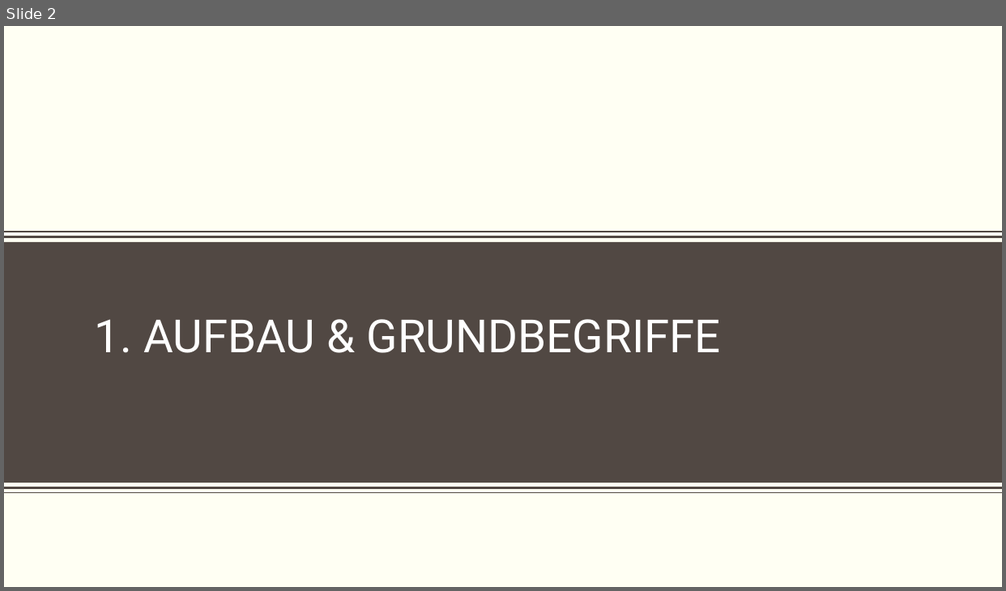
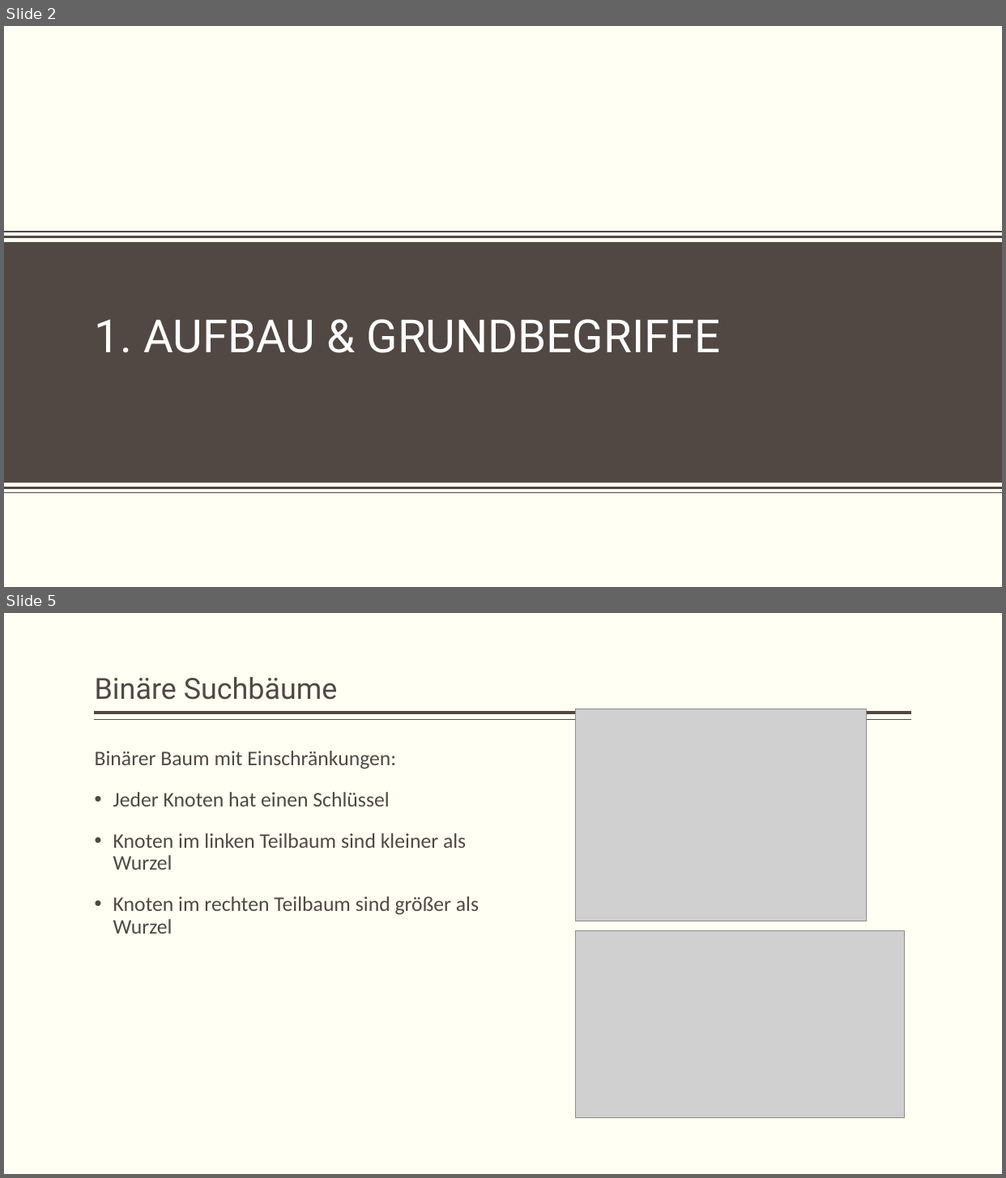
Before and after one commit to Bennet303/BinarySearchTree, a slide deck: Präsentation/BinäreSuchbäume.pptx. Shown one above the other, each under a label of ours: slide 2 before the commit, slides 2 and 5 after it; the slides between them are not shown. The pictures are 1006x591 and 1006x1178 pixels, drawn with LibreOffice and Linux fonts; fonts in the diff are those of the drawing; grey boxes stand for pictures; background and template pictures are left out. Boxes give left, top, right and bottom in pixels: in the first picture for what was removed or moved away, otherwise in the second. Text is boxed around its words. In the diff, an @@ line names an element or a change of style, - is before the commit and + after.

```diff
--- a/Präsentation/BinäreSuchbäume.pptx
+++ b/Präsentation/BinäreSuchbäume.pptx
@@ slide 5 added at (4,613,1002,1174), background #FFFFF3 @@
@@ title added at (95,677,338,700), 28 pt, text #514843 @@
+Binäre Suchbäume
@@ picture added at (576,709,867,922) @@
@@ line added from (912, 713) to (95, 713), #514843 3 pt @@
@@ line added from (912, 720) to (95, 720), #514843 1 pt @@
@@ text added at (95,751,479,934), 20 pt, text #514843 @@
+Binärer Baum mit Einschränkungen:
+• Jeder Knoten hat einen Schlüssel
+• Knoten im linken Teilbaum sind kleiner als Wurzel
+• Knoten im rechten Teilbaum sind größer als Wurzel
@@ picture added at (576,931,906,1118) @@
```
Also in this commit, not shown: 2 slides changed, 8 other slides added.
